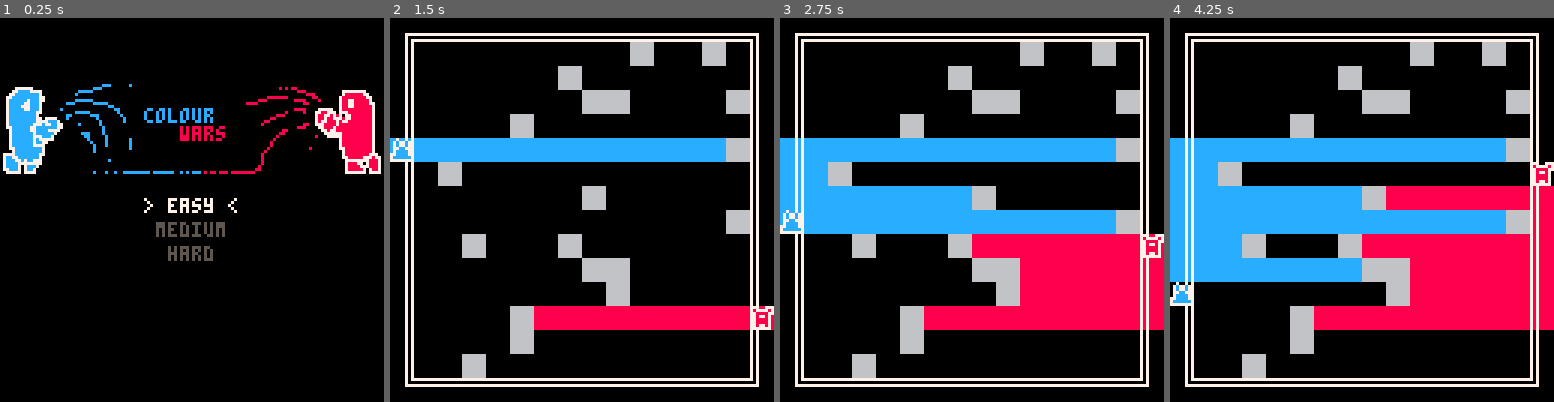
Above: before the commit, frames 1-4 (left to right).
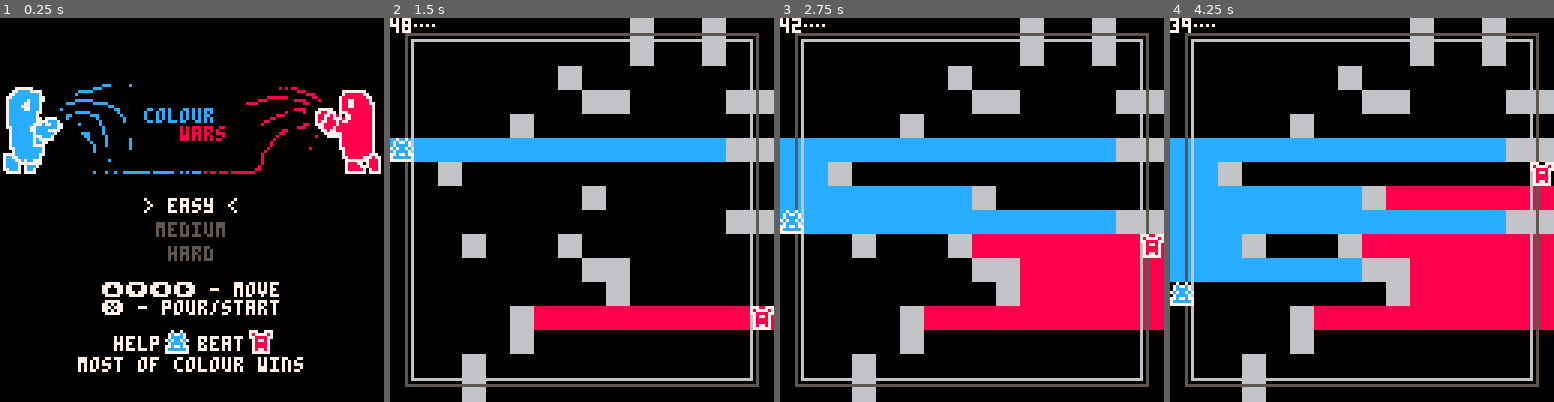
Above: after the commit, the same moments.

Repository: thomasmichaelwallace/pico-8-games
Game: PICO-8 cartridge color-wars/cw.p8
The game is run twice, just before and just after one commit, with the same random seed, the same clock (stepped at 60 frames per second) and the same inputs.
Inputs:
- Up to frame 1 (0.25 s): no input
- Up to frame 2 (1.5 s): tap X (X key) at 0.33, 1.07 s; tap O (Z key) at 0.7 s
- Up to frame 3 (2.75 s): hold Right 1.6-2.1 s; tap O (Z key) at 1.7, 2.1, 2.5 s; tap X (X key) at 1.85 s; hold Up 2.15-2.42 s; hold Right from 2.47 s (still down)
- Up to frame 4 (4.25 s): tap O (Z key) every 0.4 s from 2.9 to 4.1 s; tap X (X key) at 2.97, 4.08 s; release Right at 3.03 s; hold Left 3.08-3.58 s; hold Down 3.63-3.97 s; hold Right from 4.02 s (still down)

The runs differ from the first frame. In frame 1, 3.6% of the frame differs, in the area x 20-79%, y 68-93%; in frame 2, 7.4%, in the area x 0-100%, y 0-100%; in frame 3, 7.4%; in frame 4, 7.4%.

Commit message:
feat(color-wars): jam releases

Diff:
--- a/color-wars/cw.p8
+++ b/color-wars/cw.p8
@@ -246,7 +246,30 @@
 		 if(rnd(10)<1)l=6
 		 if(r==0 or r==15)l=0
 		 if(c==0 or c==15)l=0
+		 --bleed left/top
+		 if(l==6)then
+			if(r==1)then
+				self.t[0][c]=l
+				gm.m+=1
+			end
+			if(c==1)then
+				self.t[r][0]=l
+				gm.m+=1
+			end
+		 end
+		 --bleed down
+		 if(r==15)then
+			if(self.t[14][c]==6)then
+				l=6
+				gm.m+=1
+			end
+		 end
 		 self.t[r][c]=l
+		end
+		--bleed right
+		if(self.t[r][14]==6)then
+			self.t[r][15]=6
+			gm.m+=1
 		end
 	 end
 	end,
@@ -301,9 +324,9 @@
 function _draw_map()
 	mp:_draw()
 	local d=5
-	rect(d,d,127-d,127-d,7)
+	rect(d,d,127-d,127-d,5)
 	d=7
-	rect(d,d,127-d,127-d,7)
+	rect(d,d,127-d,127-d,6)
 end
 
 function _init_game()
@@ -369,8 +392,11 @@
   if(gm.e>gm.p)s="you lose."
   _printc(s,y,7)
   y+=10
-  _printc("press to restart",y,5)
- end
+  _printc("press ❎ to restart ",y,5)
+ end
+
+ local m=56-gm.m
+ print(tostr(m).."…",0,0,7)
 end
 
 -->8
@@ -413,6 +439,17 @@
  else
   _printc("hard",y,5)
  end
+ y+=12
+ _printc("⬆️⬇️⬅️➡️ - move    ",y,7)
+ y+=6
+ _printc("❎ - pour/start ",y,7)
+
+ y+=12
+ _printc("help _ beat _",y,7)
+ spr(2,55,y-2)
+ spr(1,83,y-2)
+ y+=7
+ _printc("most of colour wins",y,7)
 
  spr(64,0,20,16,4, true)
 end
Not shown, changed: 133 lines of the sprite sheet (__gfx__) section of color-wars/cw.p8
Not shown, changed: the thumbnail (__label__) section of color-wars/cw.p8
Not shown, added: color-wars/releases/v1.0.zip
